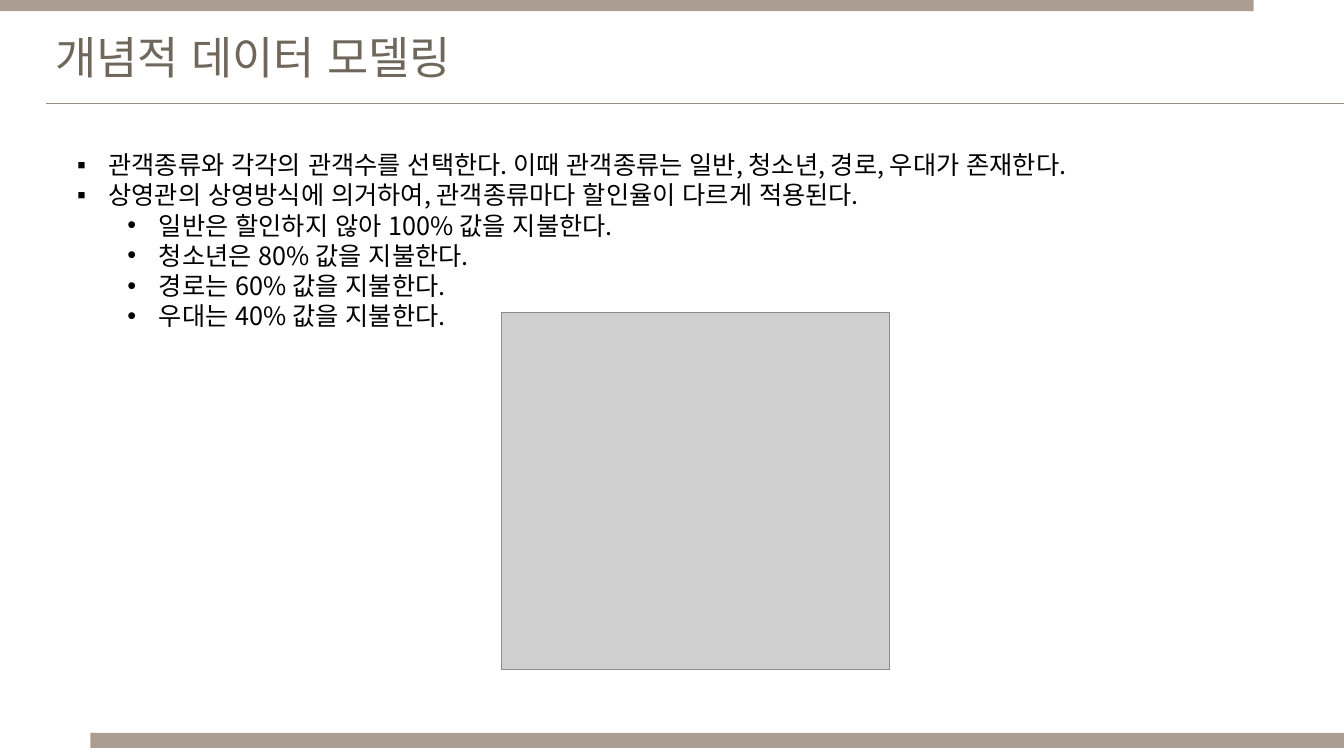
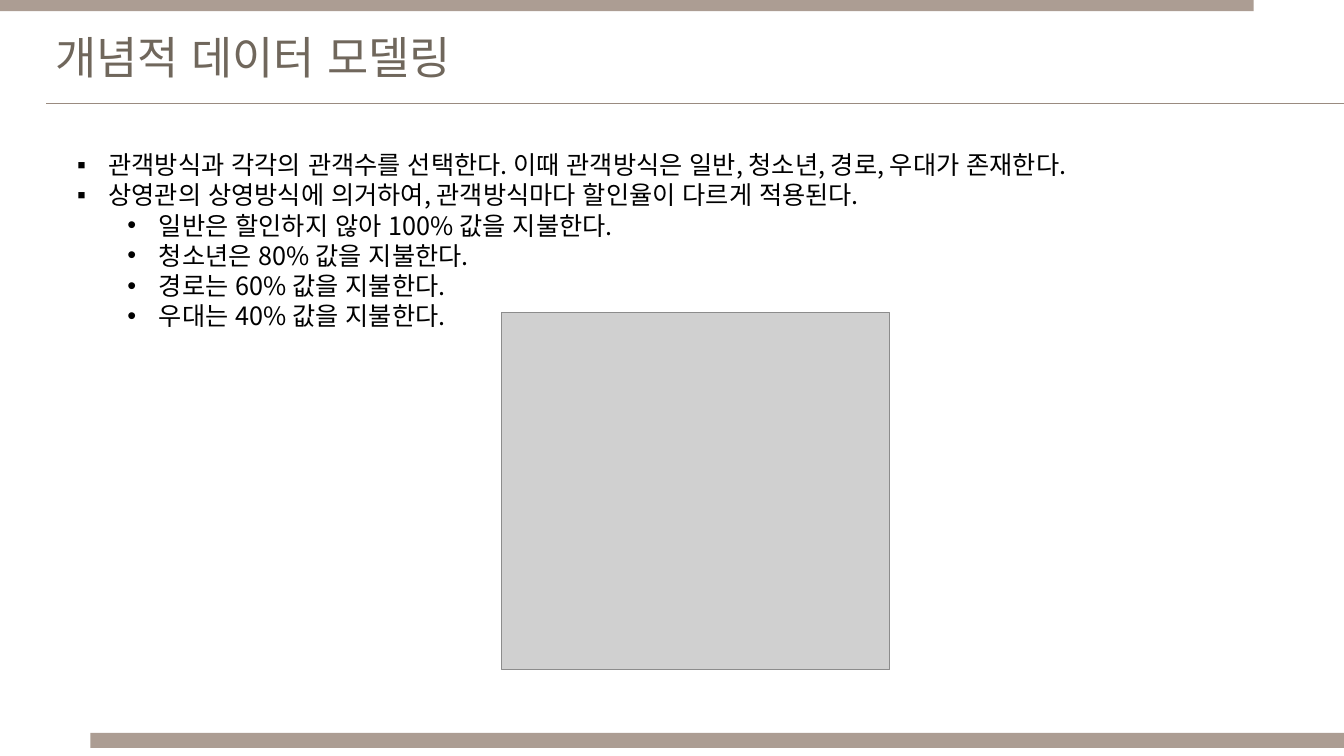
Before and after one commit to Cinema-System/My-Cinema, a slide deck: slide 11 of 중간발표/데이터베이스설계_중간발표_DEJH.pptx. Drawn at 1344x756 pixels with LibreOffice and Linux fonts; fonts in the diff are those of the drawing; grey boxes stand for pictures. Boxes give left, top, right and bottom in pixels: in the first picture for what was removed or moved away, otherwise in the second. Text is boxed around its words. In the diff, an @@ line names an element or a change of style, - is before the commit and + after.

```diff
--- a/중간발표/데이터베이스설계_중간발표_DEJH.pptx
+++ b/중간발표/데이터베이스설계_중간발표_DEJH.pptx
@@ text at bbox=[109, 153, 1067, 209]: text changed @@
-▪ 관객종류와 각각의 관객수를 선택한다. 이때 관객종류는 일반, 청소년, 경로, 우대가 존재한다.
-▪ 상영관의 상영방식에 의거하여, 관객종류마다 할인율이 다르게 적용된다.
+▪ 관객방식과 각각의 관객수를 선택한다. 이때 관객방식은 일반, 청소년, 경로, 우대가 존재한다.
+▪ 상영관의 상영방식에 의거하여, 관객방식마다 할인율이 다르게 적용된다.
```
Also in this commit, not shown: 5 other slides changed, 1 other file.
